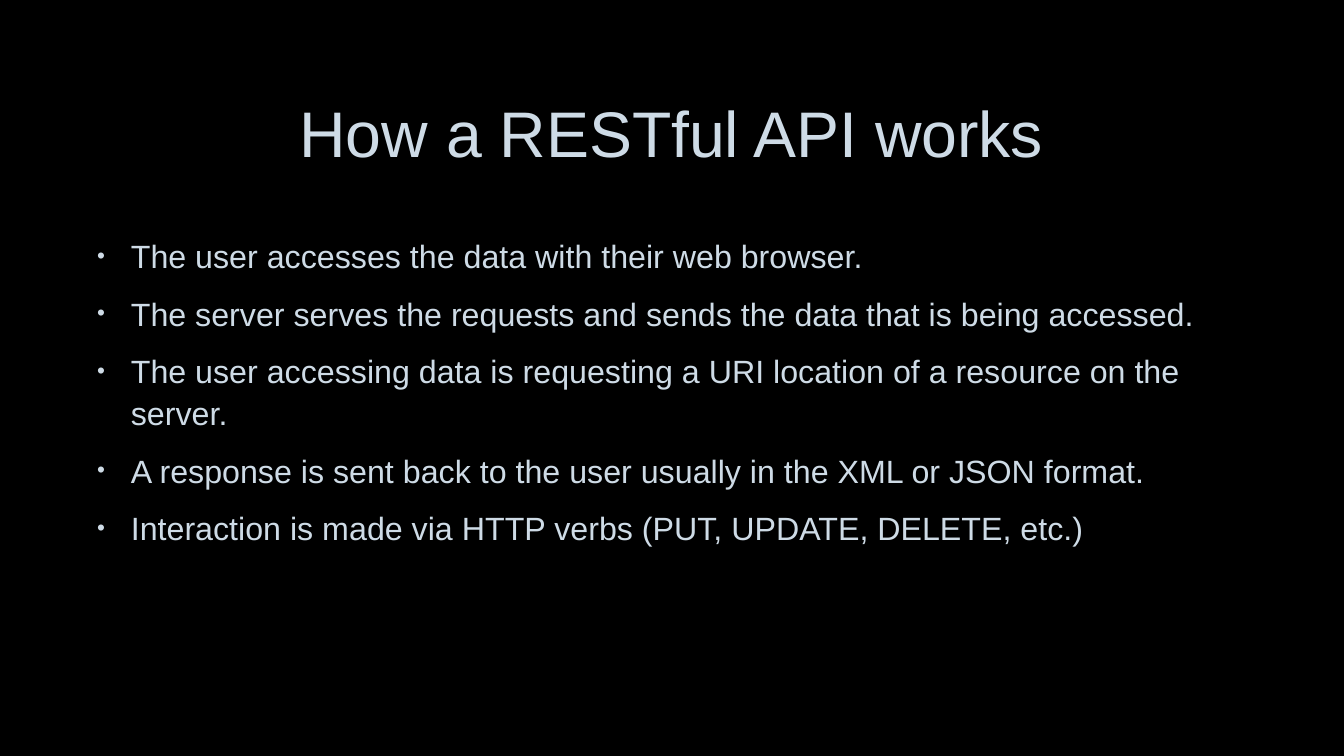
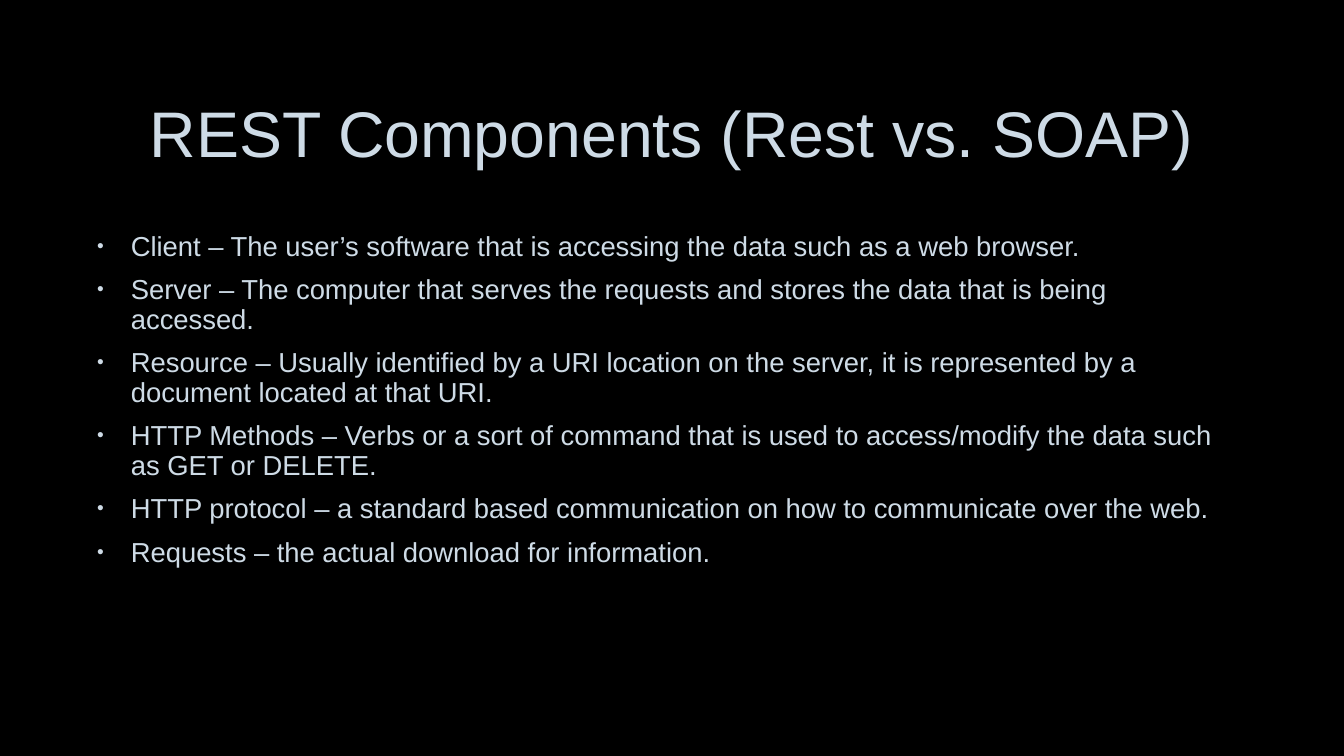
Before and after one commit to nerdommicro/WEB-420, a slide deck: slide 7 of week3/nesbitt-week3.pptx (slide 4 before the commit). Drawn at 1344x756 pixels with LibreOffice and Linux fonts; fonts in the diff are those of the drawing; background and template pictures are left out. Boxes give left, top, right and bottom in pixels: in the first picture for what was removed or moved away, otherwise in the second. Text is boxed around its words. In the diff, an @@ line names an element or a change of style, - is before the commit and + after.

Commit message:
mn

```diff
--- a/week3/nesbitt-week3.pptx
+++ b/week3/nesbitt-week3.pptx
@@ title at (150, 110, 1193, 169): text changed @@
-How a RESTful API works
+REST Components (Rest vs. SOAP)
@@ text at (131, 236, 1211, 567): text changed; size 23 to 19.6 pt @@
-• The user accesses the data with their web browser.
-• The server serves the requests and sends the data that is being accessed.
-• The user accessing data is requesting a URI location of a resource on the server.
-• A response is sent back to the user usually in the XML or JSON format.
-• Interaction is made via HTTP verbs (PUT, UPDATE, DELETE, etc.)
+• Client – The user’s software that is accessing the data such as a web browser.
+• Server – The computer that serves the requests and stores the data that is being accessed.
+• Resource – Usually identified by a URI location on the server, it is represented by a document located at that URI.
+• HTTP Methods – Verbs or a sort of command that is used to access/modify the data such as GET or DELETE.
+• HTTP protocol – a standard based communication on how to communicate over the web.
+• Requests – the actual download for information.
```
Also in this commit, not shown: 7 other slides changed, 3 slides added, 2 slides removed.
